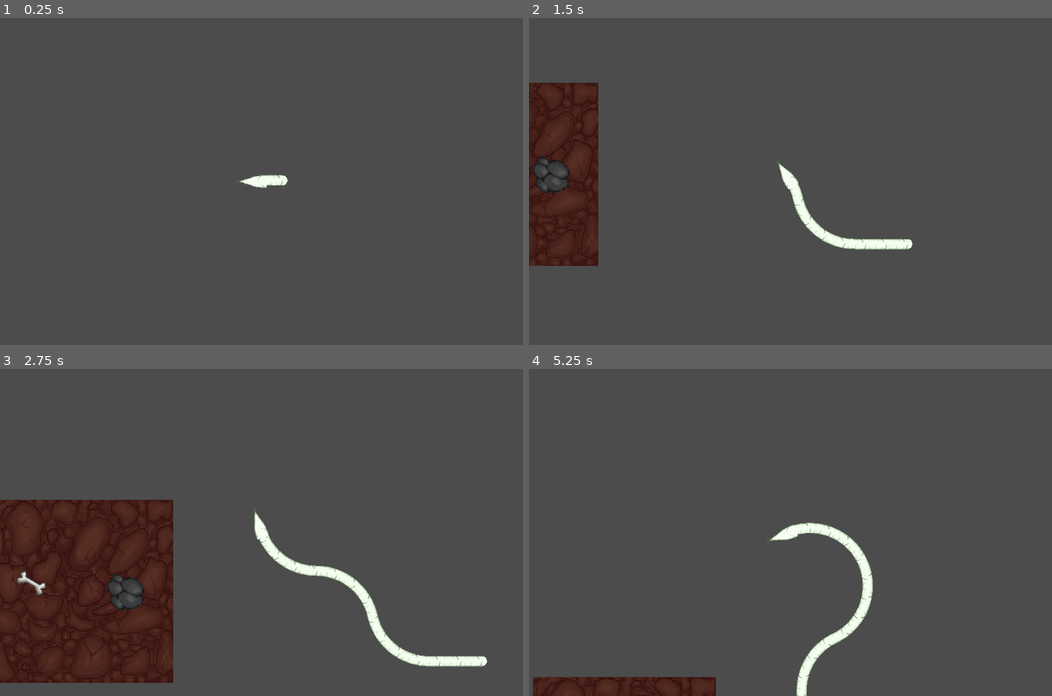
Above: before the commit, frames 1-4 (two rows, left to right).
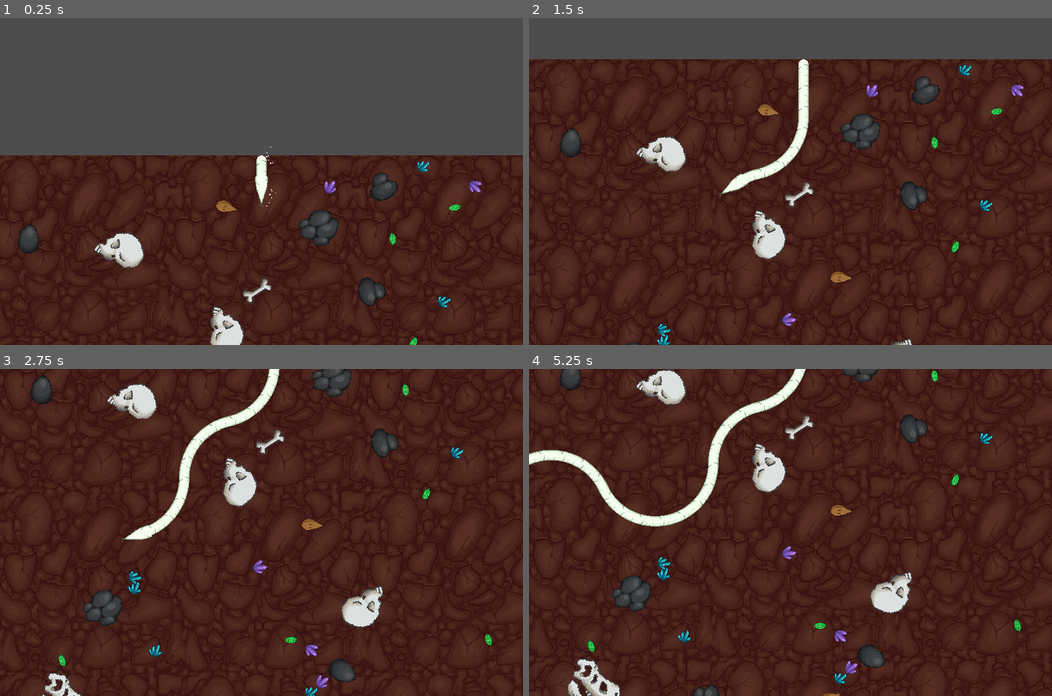
Above: after the commit, the same moments.

Repository: 0xOnyx/GGJ
Game: Godot game, scene res://scenes/main.tscn
The game is run twice, just before and just after one commit, with the same random seed, the same clock (stepped at 60 frames per second) and the same inputs.
Inputs:
- Up to frame 1 (0.25 s): no input
- Up to frame 2 (1.5 s): hold D (right) 0.53-1.28 s; hold A (left) from 1.28 s (still down)
- Up to frame 3 (2.75 s): release A (left) at 2.03 s; hold D (right) from 2.03 s (still down)
- Up to frame 4 (5.25 s): release D (right) at 3.53 s; hold A (left) from 3.53 s (still down)

The runs differ from the first frame. In frame 1, 57% of the frame differs, in the area x 0-100%, y 39-100%; in frame 2, 80%; in frame 3, 82%; in frame 4, 97%, in the area x 0-100%, y 0-100%.

Commit message:
camera clipping fix #9 fix #5

Diff:
--- a/scenes/subsurface.tscn
+++ b/scenes/subsurface.tscn
@@ -4,7 +4,6 @@
 [ext_resource path="res://scenes/root.tscn" type="PackedScene" id=2]
 
 [node name="Node2D" type="Node2D"]
-position = Vector2( 0, 1 )
 
 [node name="background" type="Node2D" parent="."]
 
@@ -13,7 +12,12 @@
 [node name="snake" type="Node2D" parent="."]
 
 [node name="Root" parent="snake" instance=ExtResource( 2 )]
-position = Vector2( 478, 156 )
+position = Vector2( 264, 0 )
+rotation = -1.5708
 
 [node name="Camera2D" type="Camera2D" parent="snake/Root"]
 current = true
+limit_left = 0
+limit_right = 528
+editor_draw_limits = true
+editor_draw_drag_margin = true
--- a/scripts/backgroundTileMap.gd
+++ b/scripts/backgroundTileMap.gd
@@ -2,7 +2,7 @@
 
 var current_level = 1
 var map_set
-var size = 176;
+var size = 176*3;
 var last = Vector2(0, size)
 
 var shape = RectangleShape2D.new()
